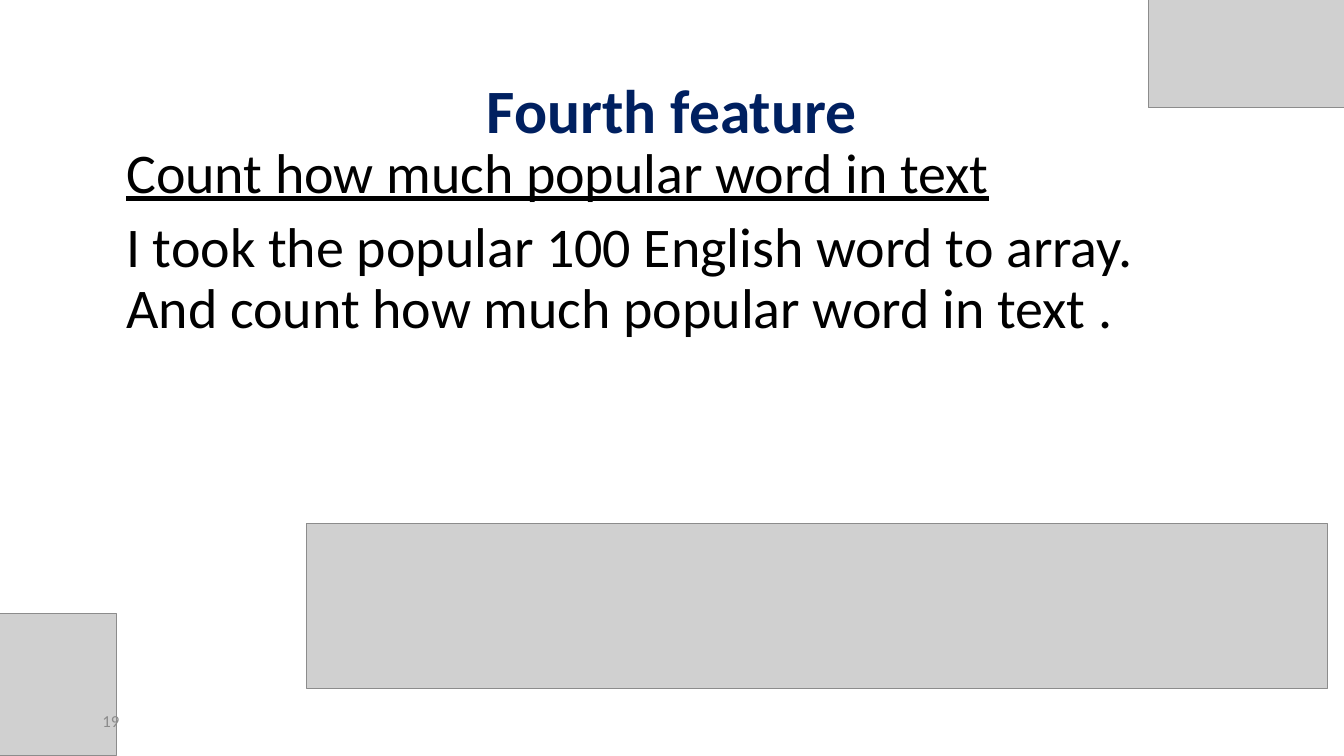
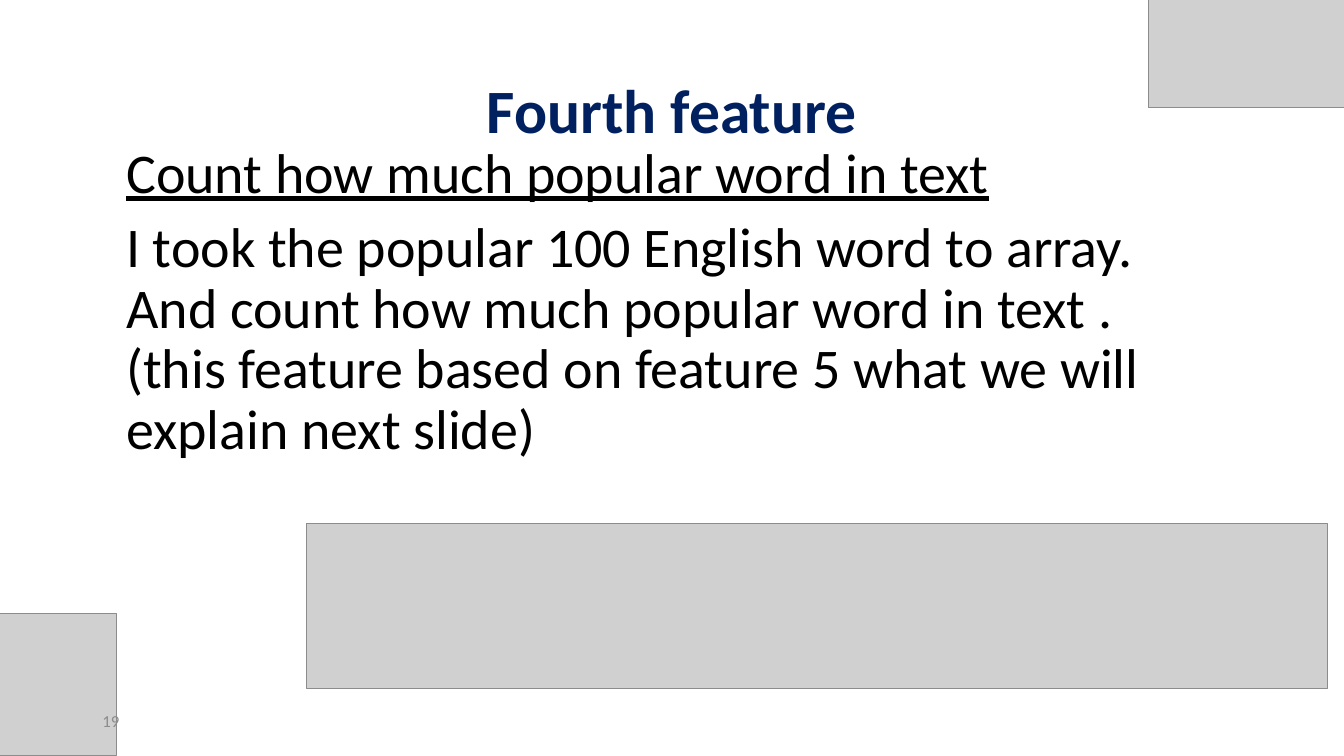
Before and after one commit to orelrahum/Ransomware_Code, a slide deck: slide 19 of Presentation.pptx. Drawn at 1344x756 pixels with LibreOffice and Linux fonts; fonts in the diff are those of the drawing; grey boxes stand for pictures. Boxes give left, top, right and bottom in pixels: in the first picture for what was removed or moved away, otherwise in the second. Text is boxed around its words. In the diff, an @@ line names an element or a change of style, - is before the commit and + after.

```diff
--- a/Presentation.pptx
+++ b/Presentation.pptx
@@ text at <box>126,228,1138,458</box>: text changed @@
-I took the popular 100 English word to array.
-And count how much popular word in text .
+I took the popular 100 English word to array.
+And count how much popular word in text .
+(this feature based on feature 5 what we will explain next slide)
```
Also in this commit, not shown: 8 other slides changed, 4 slides added, 1 slide removed, 19 other files.
